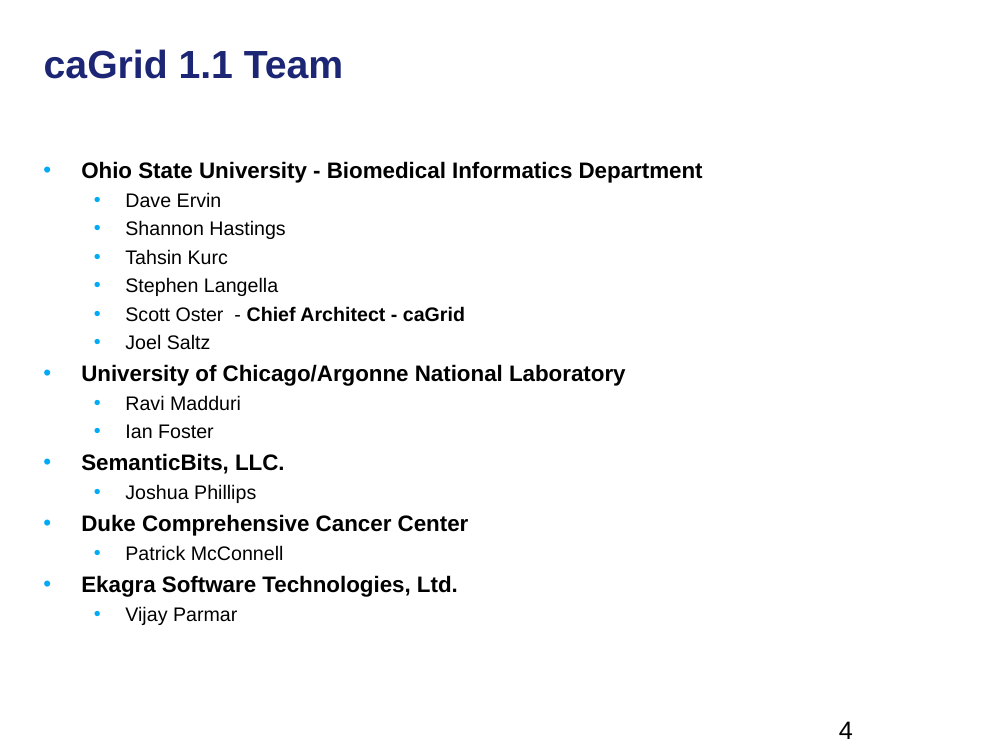
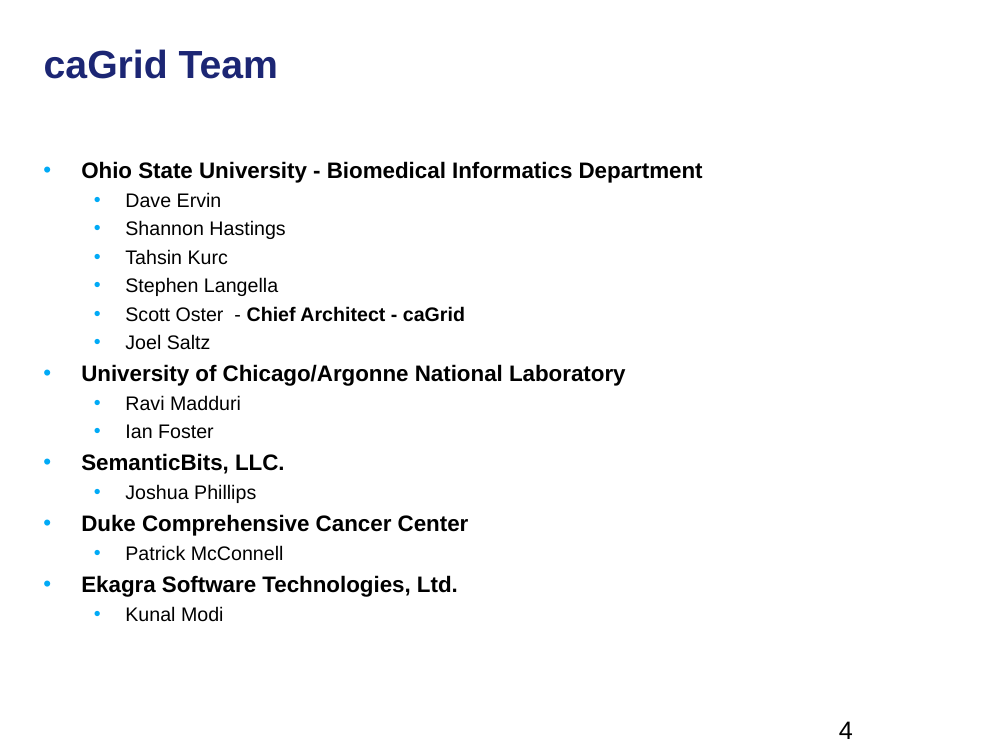
Before and after one commit to NCIP/cagrid-portal, a slide deck: slide 4 of cagrid-1-0/Documentation/presentations/200801_VCDE_ARCH/20080128_30_XCWS_F2F_Day3_caDSR_GME.ppt. Drawn at 1008x756 pixels with LibreOffice and Linux fonts; fonts in the diff are those of the drawing; background and template pictures are left out. Boxes give left, top, right and bottom in pixels: in the first picture for what was removed or moved away, otherwise in the second. Text is boxed around its words. In the diff, an @@ line names an element or a change of style, - is before the commit and + after.

```diff
--- a/cagrid-1-0/Documentation/presentations/200801_VCDE_ARCH/20080128_30_XCWS_F2F_Day3_caDSR_GME.ppt
+++ b/cagrid-1-0/Documentation/presentations/200801_VCDE_ARCH/20080128_30_XCWS_F2F_Day3_caDSR_GME.ppt
@@ title at bbox=[44, 49, 278, 79]: text changed @@
-caGrid 1.1 Team
+caGrid Team
@@ text at bbox=[125, 606, 224, 622]: text changed @@
-  • Vijay Parmar
+  • Kunal Modi
```
Also in this commit, not shown: 1 other slide changed, 1 other file.
